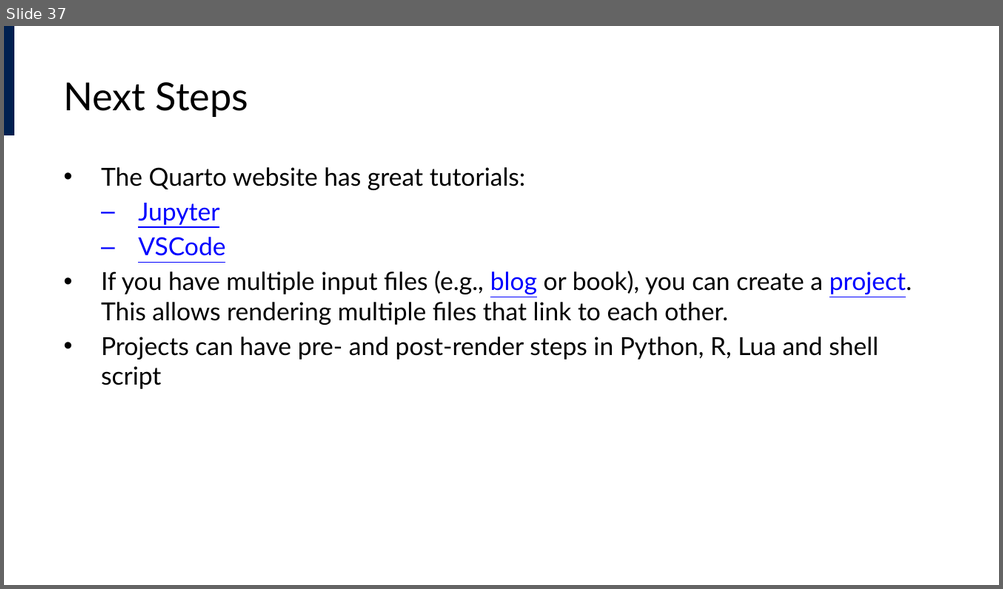
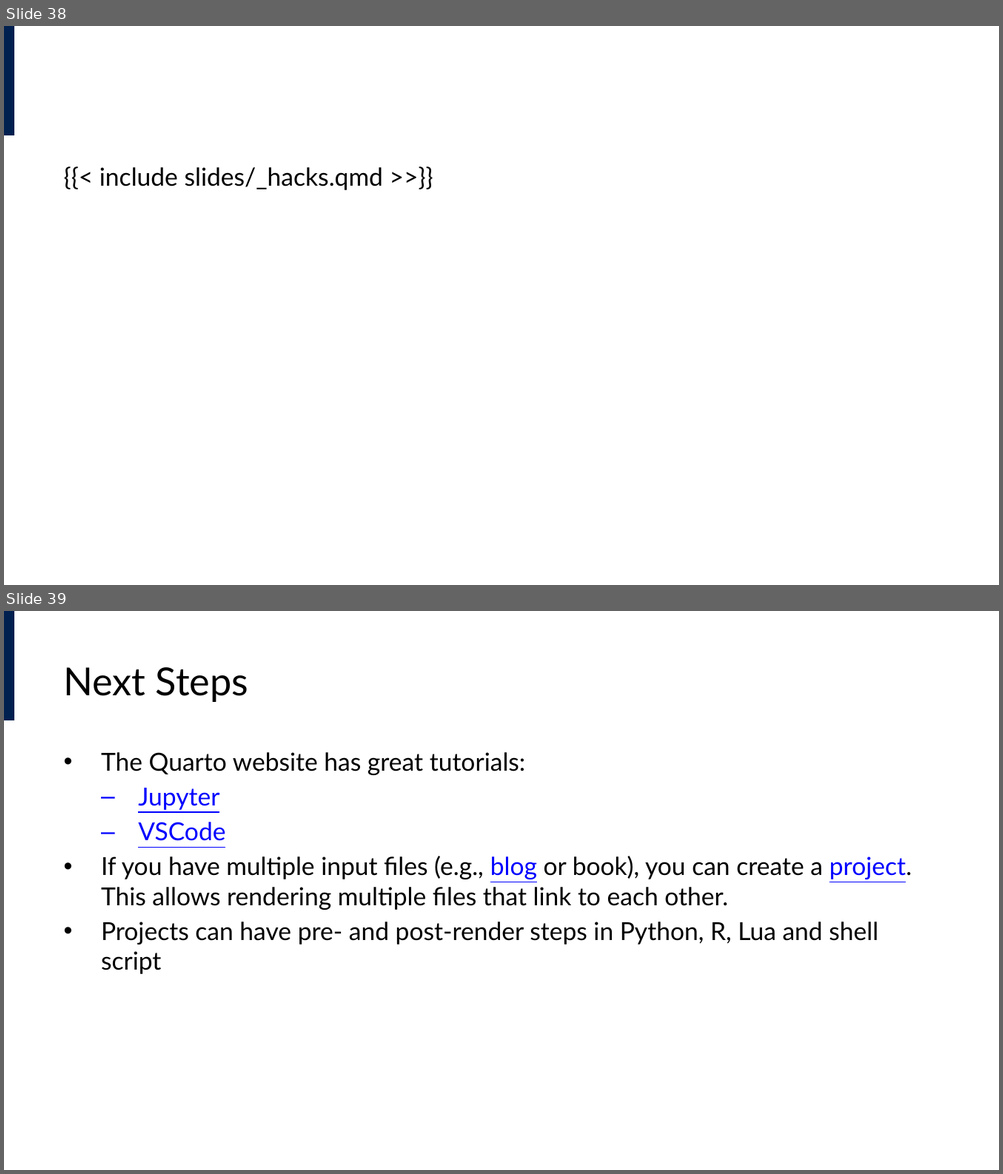
Before and after one commit to lucas-a-meyer/using-quarto, a slide deck: docs/presentation.pptx. Shown one above the other, each under a label of ours: slide 37 before the commit, slides 38 and 39 after it. The pictures are 1003x589 and 1003x1174 pixels, drawn with LibreOffice and Linux fonts; fonts in the diff are those of the drawing. Boxes give left, top, right and bottom in pixels: in the first picture for what was removed or moved away, otherwise in the second. Text is boxed around its words. In the diff, an @@ line names an element or a change of style, - is before the commit and + after.

```diff
--- a/docs/presentation.pptx
+++ b/docs/presentation.pptx
@@ slide 38 added at (x1=4, y1=26, x2=999, y2=585), background #FFFFFF; not listed: 1 template element that a slide beside it also shows @@
@@ text added at (x1=99, y1=167, x2=383, y2=190), 18 pt, text #000000 @@
+{{< include slides/_hacks.qmd >>}}
@@ what was slide 37 is now slide 39 @@
```
Also in this commit, not shown: 2 other slides added, 1 slide removed, 11 other files.
